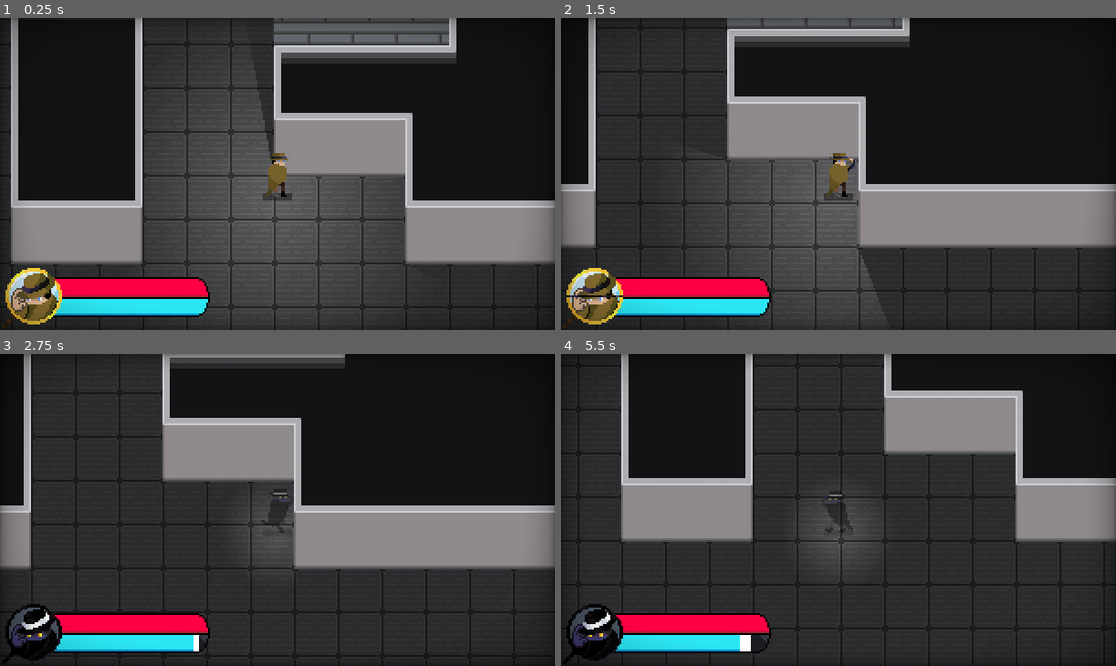
Above: before the commit, frames 1-4 (two rows, left to right).
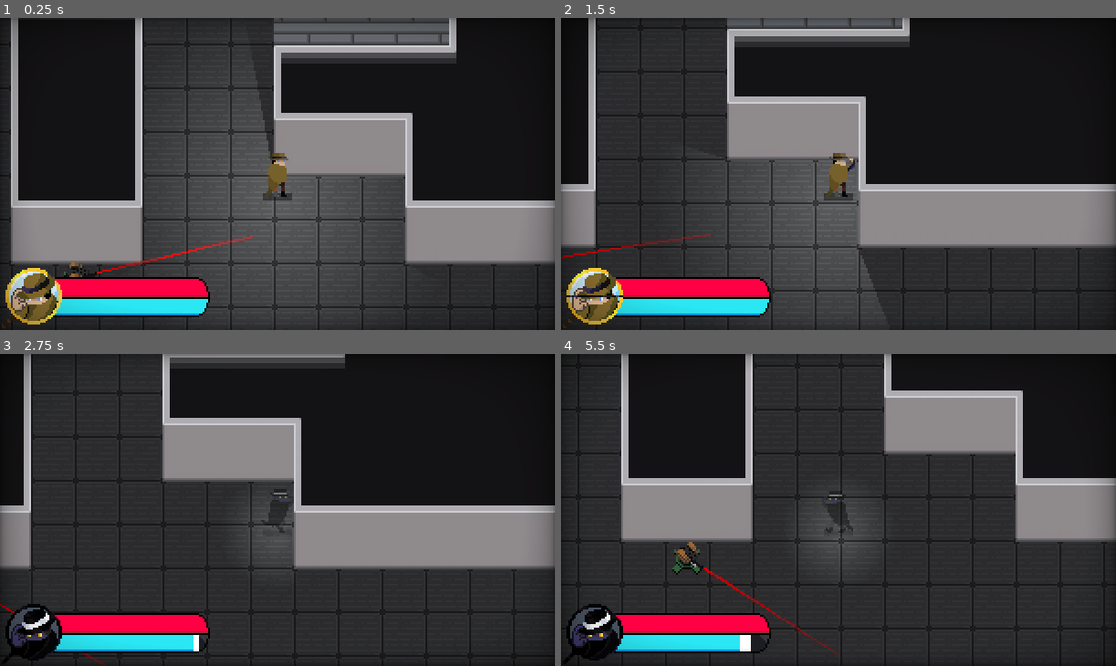
Above: after the commit, the same moments.

Repository: Cabidge/SGD1
Game: Godot game, scene res://assets/Main.tscn
Same seed, same stepped clock (60 frames per second), same inputs: the game is played once before the commit and once after it. The engine's default icon, where the game draws it, is replaced by a stand-in: a white triangle on a blue panel in a dark square.
Inputs (mouse positions are in pixels of both pictures, inside the frame that each line leads up to):
- Up to frame 1 (0.25 s): no input
- Up to frame 2 (1.5 s): move the mouse to (960, 158) at 0.52 s; press the mouse at (960, 158) at 0.53 s; hold D (move_right) 0.53-1.28 s; move the mouse to (727, 189) at 1.27 s; release the mouse at (727, 189) at 1.28 s; hold S (move_down) from 1.28 s (still down); right-click (727, 189) at 1.35 s
- Up to frame 3 (2.75 s): move the mouse to (333, 441) at 2.02 s; release S (move_down) at 2.03 s; press the mouse at (333, 441) at 2.03 s; hold D (move_right) from 2.03 s (still down)
- Up to frame 4 (5.5 s): move the mouse to (810, 572) at 2.77 s; release D (move_right) at 2.78 s; release the mouse at (810, 572) at 2.78 s; hold W (move_up) 2.78-3.53 s; right-click (810, 572) at 2.85 s; move the mouse to (1005, 556) at 3.52 s; press the mouse at (1005, 556) at 3.53 s; hold A (move_left) 3.53-5.03 s; move the mouse to (672, 463) at 4.27 s; release the mouse at (672, 463) at 4.28 s; right-click (672, 463) at 4.35 s; move the mouse to (866, 510) at 5.02 s; press the mouse at (866, 510) at 5.03 s; hold S (move_down) from 5.03 s (still down)

The runs differ from the first frame. In frame 1, 0.3% of the frame differs, in the area x 11-46%, y 69-84%; in frame 2, 0.2%; in frame 3, less than 0.1%; in frame 4, 0.4%, in the area x 20-51%, y 60-98%.

Commit message:
Changed laser.

Diff:
--- a/assets/Main.tscn
+++ b/assets/Main.tscn
@@ -318,6 +318,10 @@
 [node name="Turret2" parent="YSort" instance=ExtResource( 14 )]
 position = Vector2( 668, 64 )
 
+[node name="Turret3" parent="YSort" instance=ExtResource( 14 )]
+position = Vector2( 396, 322 )
+starting_angle = 180.0
+
 [node name="CanvasLayer" type="CanvasLayer" parent="."]
 
 [node name="UI" type="Control" parent="CanvasLayer"]
--- a/assets/turret/Laser.gd
+++ b/assets/turret/Laser.gd
@@ -29,6 +29,6 @@
 	raycast.cast_to = vec * length
 	raycast.position = vec * 8
 
-	z_index = int(fposmod(angle,2 * PI) > PI) * 2 - 1
+	#z_index = int(fposmod(angle,2 * PI) > PI) * 2 - 1
 
 	set_point_position(0, vec * 8)
--- a/assets/turret/Turret.tscn
+++ b/assets/turret/Turret.tscn
@@ -34,7 +34,6 @@
 
 [node name="Laser" type="Line2D" parent="."]
 position = Vector2( 0, -2 )
-z_index = -1
 width = 1.0
 default_color = Color( 1, 0, 0, 1 )
 gradient = SubResource( 1 )
